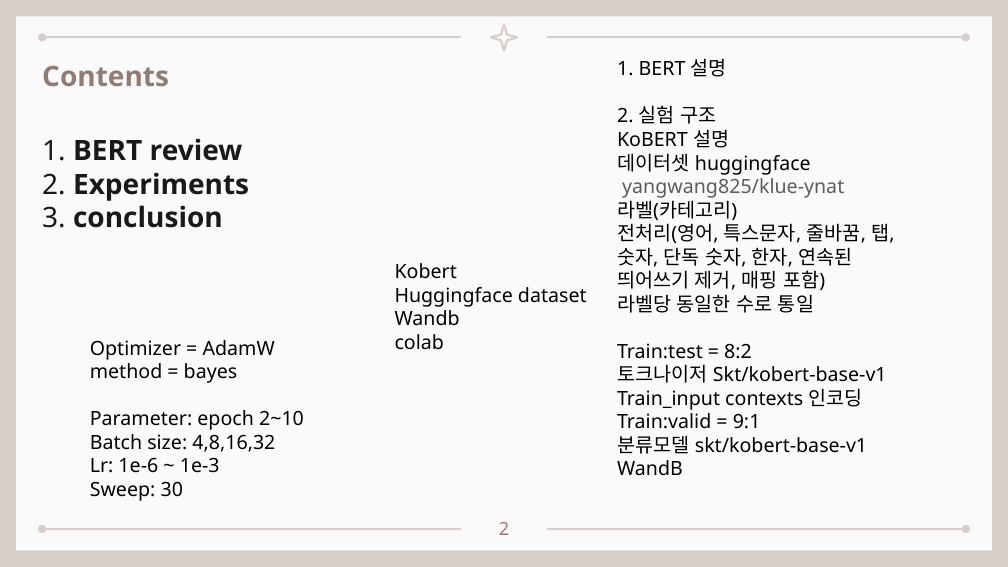
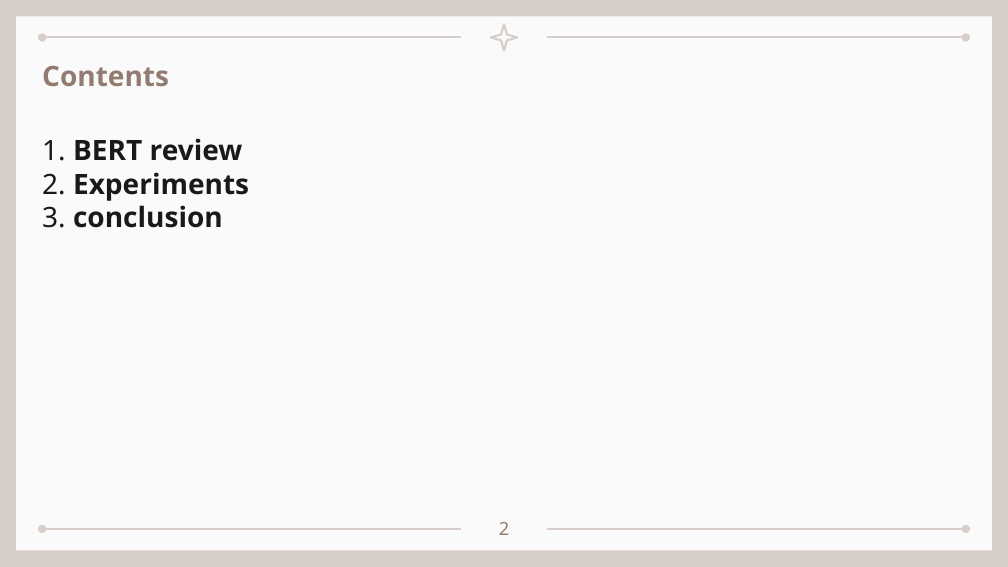
Before and after one commit to seungdeng/DELab, a slide deck: slide 2 of PPT/DSLab_이승건_BERT멘토링발표.pptx. Drawn at 1008x567 pixels with LibreOffice and Linux fonts; fonts in the diff are those of the drawing. Boxes give left, top, right and bottom in pixels: in the first picture for what was removed or moved away, otherwise in the second. Text is boxed around its words. In the diff, an @@ line names an element or a change of style, - is before the commit and + after.

```diff
--- a/PPT/DSLab_이승건_BERT멘토링발표.pptx
+++ b/PPT/DSLab_이승건_BERT멘토링발표.pptx
@@ text removed at <box>617,58,894,476</box> @@
-1. BERT 설명
-2. 실험 구조
-KoBERT 설명
-데이터셋 huggingface
-yangwang825/klue-ynat
-라벨(카테고리)
-전처리(영어, 특스문자, 줄바꿈, 탭, 숫자, 단독 숫자, 한자, 연속된 띄어쓰기 제거, 매핑 포함)
-라벨당 동일한 수로 통일
-Train:test = 8:2
-토크나이저 Skt/kobert-base-v1
-Train_input contexts 인코딩
-Train:valid = 9:1
-분류모델 skt/kobert-base-v1
-WandB
@@ text removed at <box>395,263,587,350</box> @@
-Kobert
-Huggingface dataset
-Wandb
-colab
@@ text removed at <box>90,340,304,501</box> @@
-Optimizer = AdamW
-method = bayes
-Parameter: epoch 2~10
-Batch size: 4,8,16,32
-Lr: 1e-6 ~ 1e-3
-Sweep: 30
```
Also in this commit, not shown: 16 other slides changed, 8 slides added, 4 slides removed, 1 other file.
